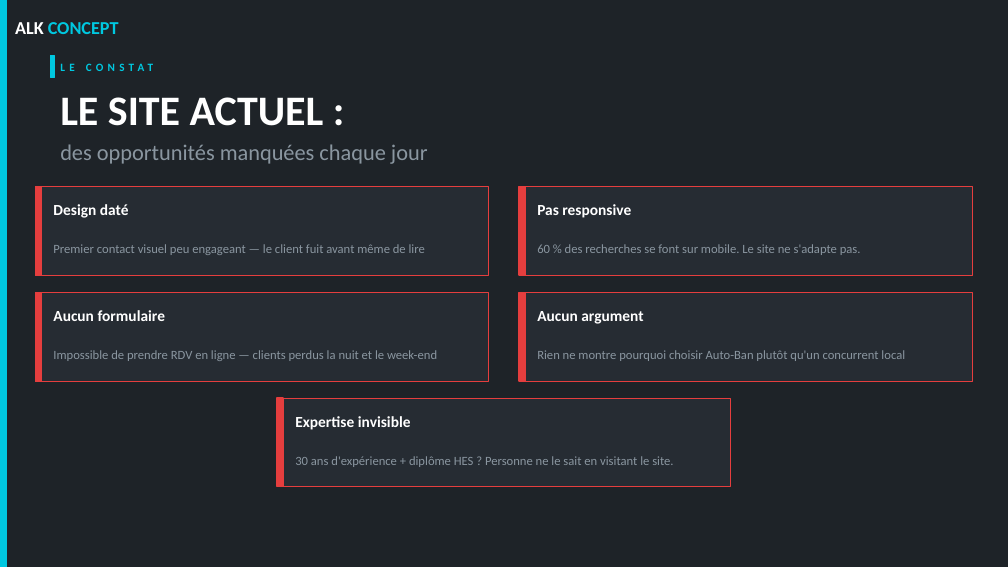
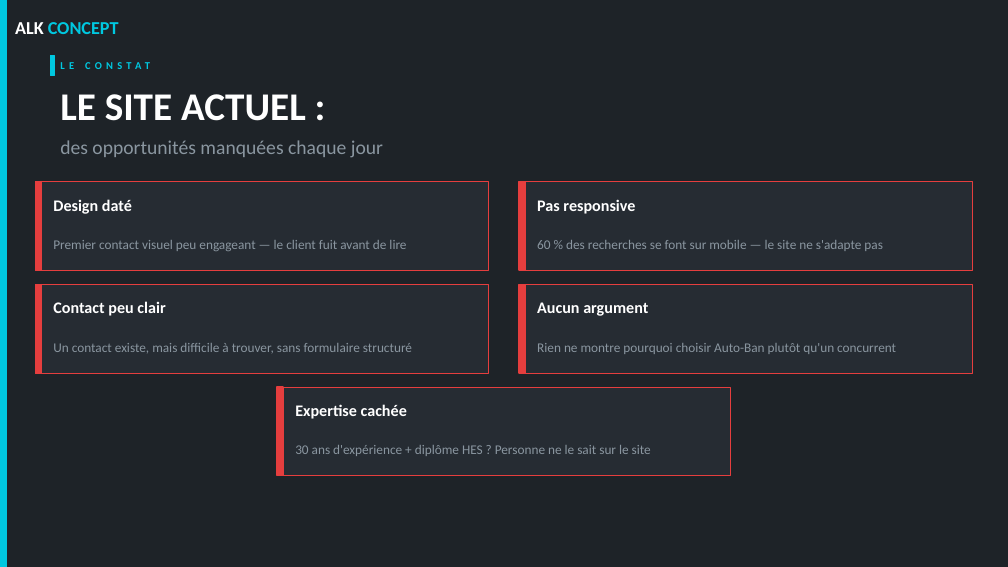
Before and after one commit to Alexisksr/garage-demo, a slide deck: slide 4 of garage auto essaie/ALK-presentation.pptx (slide 3 before the commit). Drawn at 1008x567 pixels with LibreOffice and Linux fonts; fonts in the diff are those of the drawing. Boxes give left, top, right and bottom in pixels: in the first picture for what was removed or moved away, otherwise in the second. Text is boxed around its words. In the diff, an @@ line names an element or a change of style, - is before the commit and + after.

```diff
--- a/garage auto essaie/ALK-presentation.pptx
+++ b/garage auto essaie/ALK-presentation.pptx
@@ text "LE CONSTAT" at (60,94,96,120): size 8 to 7.5 pt @@
@@ text "LE SITE ACTUEL :" at (105,94,306,121): size 30 to 28 pt @@
@@ text "des opportunités manquées chaque jour" at (60,140,383,157): size 16 to 14 pt @@
@@ 4 rectangles: place and size @@
-4 rectangles at (35,186,973,275)
+4 rectangles at (35,181,973,270)
@@ text at (53,240,406,251): text changed; size 9 to 9.5 pt @@
-Premier contact visuel peu engageant — le client fuit avant même de lire
+Premier contact visuel peu engageant — le client fuit avant de lire
@@ text at (537,240,883,251): text changed; size 9 to 9.5 pt @@
-60 % des recherches se font sur mobile. Le site ne s'adapte pas.
+60 % des recherches se font sur mobile — le site ne s'adapte pas
@@ size 11 to 11.5 pt in 3 elements at (53,199,132,214), (537,199,635,214), (537,302,648,316) @@
@@ text at (53,301,165,316): text changed; size 11 to 11.5 pt @@
-Aucun formulaire
+Contact peu clair
@@ text at (53,343,412,353): text changed; size 9 to 9.5 pt @@
-Impossible de prendre RDV en ligne — clients perdus la nuit et le week-end
+Un contact existe, mais difficile à trouver, sans formulaire structuré
@@ text at (537,343,896,354): text changed; size 9 to 9.5 pt @@
-Rien ne montre pourquoi choisir Auto-Ban plutôt qu'un concurrent local
+Rien ne montre pourquoi choisir Auto-Ban plutôt qu'un concurrent
@@ 6 rectangles, 1 text: place and size @@
-6 rectangles, 1 text at (35,292,973,487)
+6 rectangles, 1 text at (35,284,973,476)
@@ text at (295,404,407,419): text changed; size 11 to 11.5 pt @@
-Expertise invisible
+Expertise cachée
@@ text at (295,445,651,456): text changed; size 9 to 9.5 pt @@
-30 ans d'expérience + diplôme HES ? Personne ne le sait en visitant le site.
+30 ans d'expérience + diplôme HES ? Personne ne le sait sur le site
```
Also in this commit, not shown: 8 other slides changed, 3 slides added, 1 slide removed, 6 other files.
